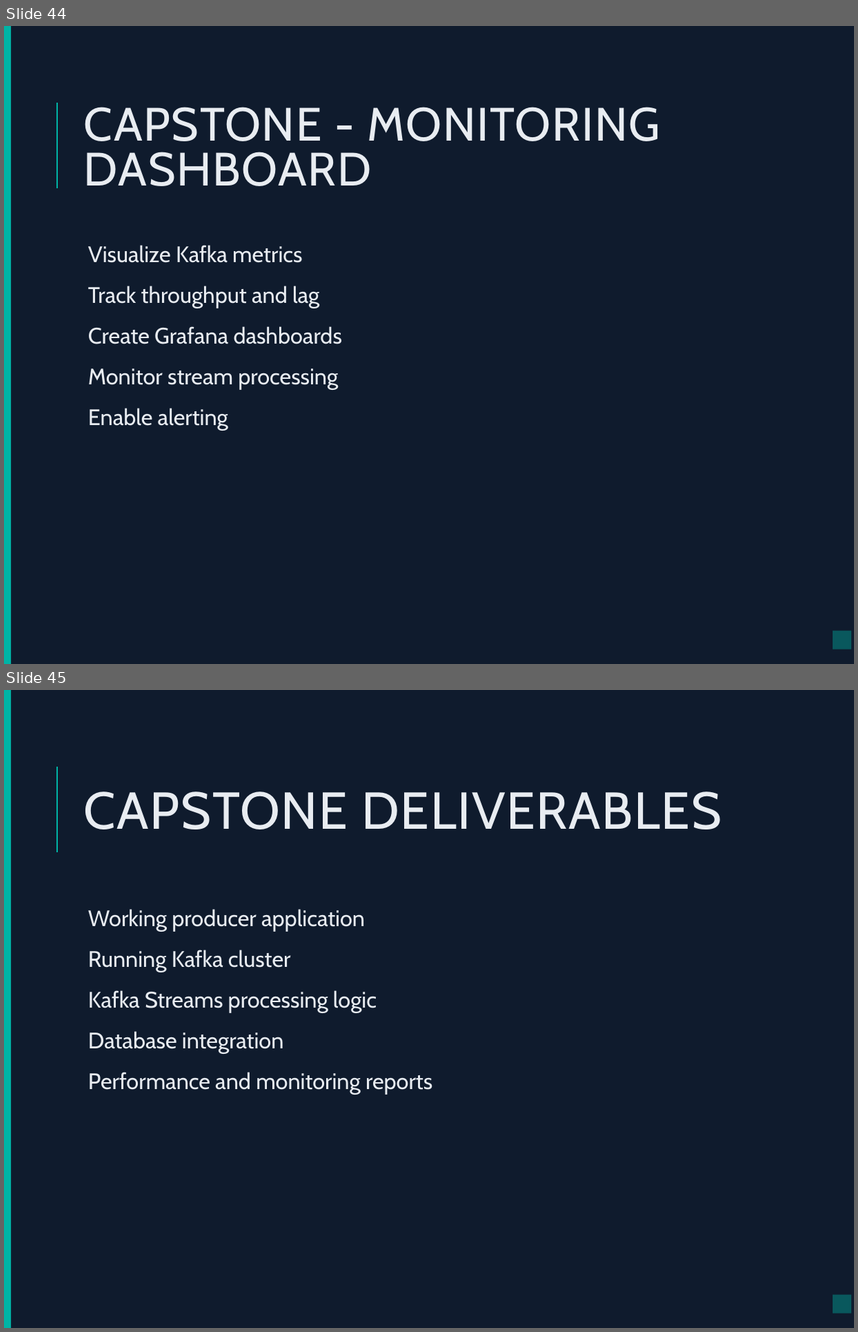
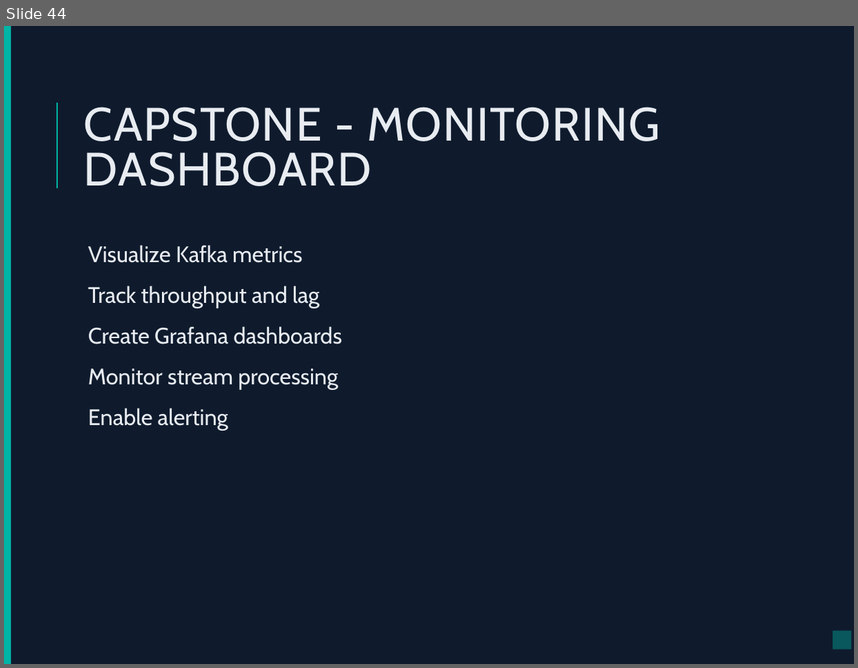
Before and after one commit to vikash-verma-profile/Kafka-May-2026-M, a slide deck: Day-10/Kafka_cap.pptx. Shown one above the other, each under a label of ours: slides 44 and 45 before the commit, slide 44 after it. The pictures are 858x1332 and 858x668 pixels, drawn with LibreOffice and Linux fonts; fonts in the diff are those of the drawing. Boxes give left, top, right and bottom in pixels: in the first picture for what was removed or moved away, otherwise in the second. Text is boxed around its words. In the diff, an @@ line names an element or a change of style, - is before the commit and + after.

```diff
--- a/Day-10/Kafka_cap.pptx
+++ b/Day-10/Kafka_cap.pptx
@@ slide 45 removed at bbox=[4, 690, 854, 1328], background #0F1B2D; not listed: 3 template elements that a slide beside it also shows @@
@@ title removed at bbox=[84, 791, 722, 829] @@
-CAPSTONE DELIVERABLES
@@ text removed at bbox=[88, 909, 432, 1094] @@
-  Working producer application
-  Running Kafka cluster
-  Kafka Streams processing logic
-  Database integration
-  Performance and monitoring reports
```
Also in this commit, not shown: 3 other slides removed.
